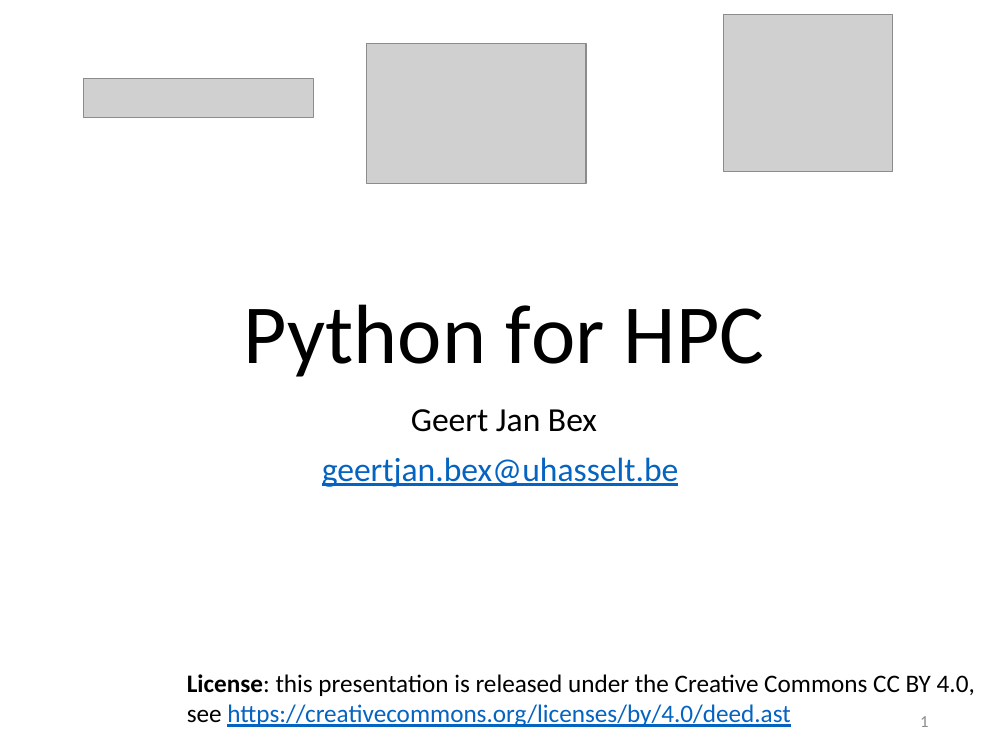
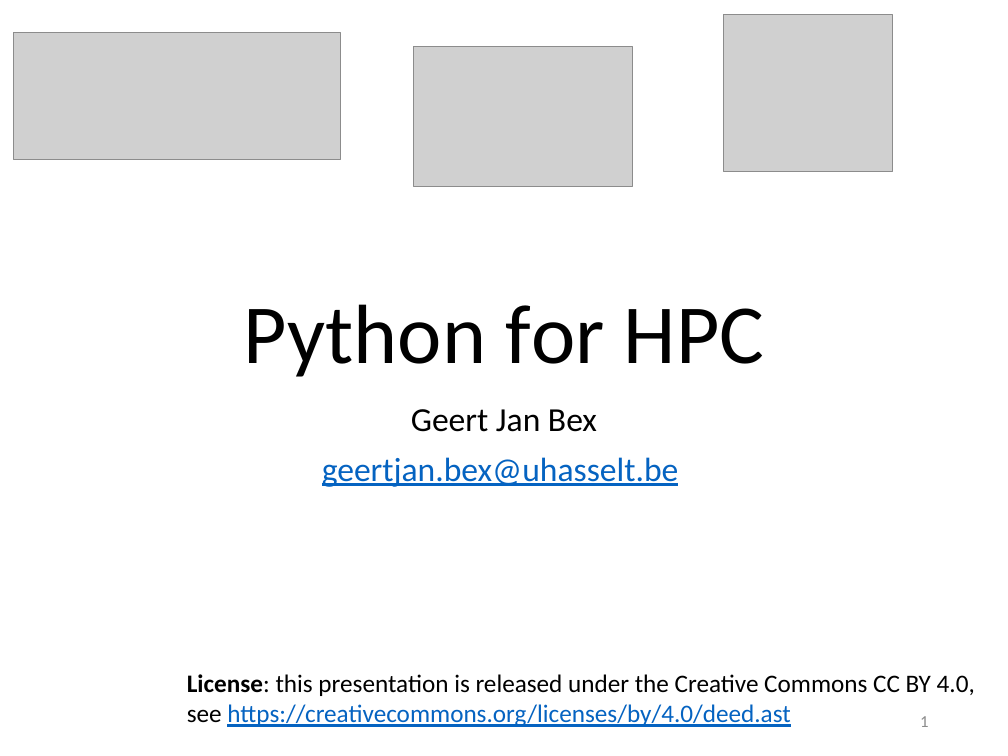
Before and after one commit to gjbex/Python-for-HPC, a slide deck: slide 1 of python_for_hpc.pptx. Drawn at 1008x756 pixels with LibreOffice and Linux fonts; fonts in the diff are those of the drawing; grey boxes stand for pictures. Boxes give left, top, right and bottom in pixels: in the first picture for what was removed or moved away, otherwise in the second. Text is boxed around its words. In the diff, an @@ line names an element or a change of style, - is before the commit and + after.

Commit message:
Update VSC logo

```diff
--- a/python_for_hpc.pptx
+++ b/python_for_hpc.pptx
@@ picture added at (13,33,340,160) @@
@@ picture: place and size @@
-picture at (367,44,586,183)
+picture at (414,46,633,185)
@@ picture removed at (84,79,313,118) @@
```
